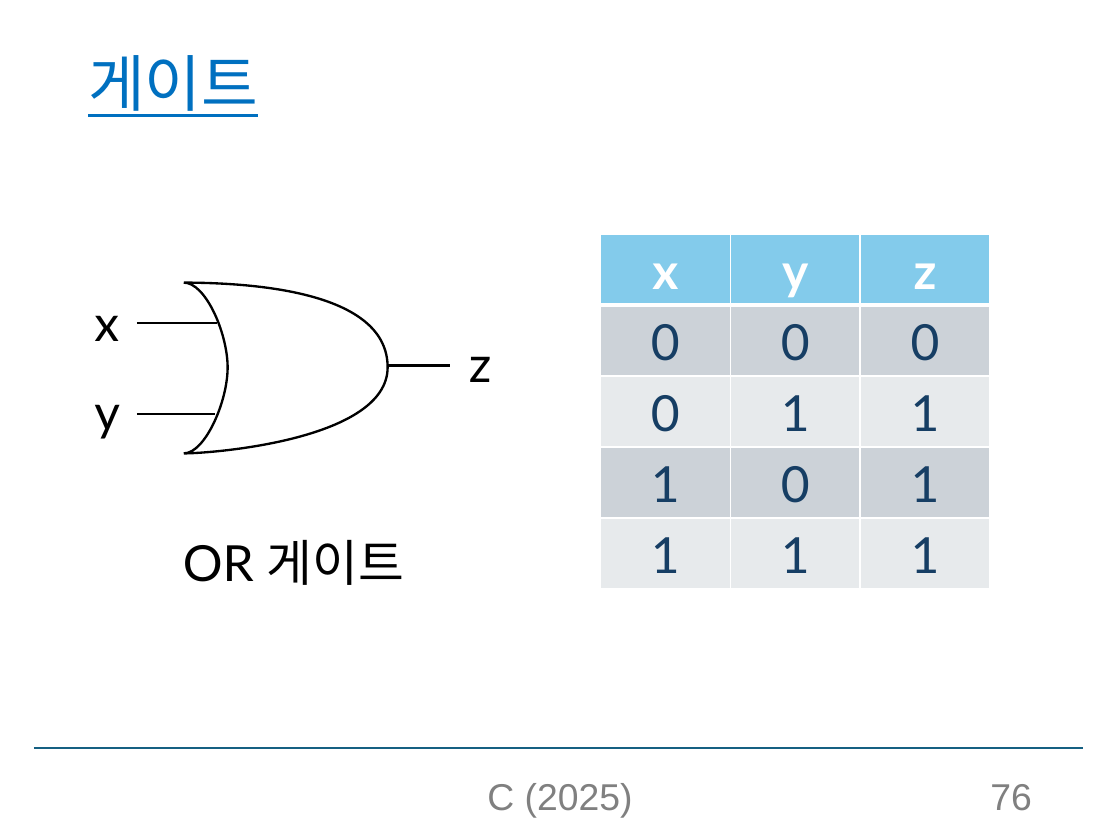
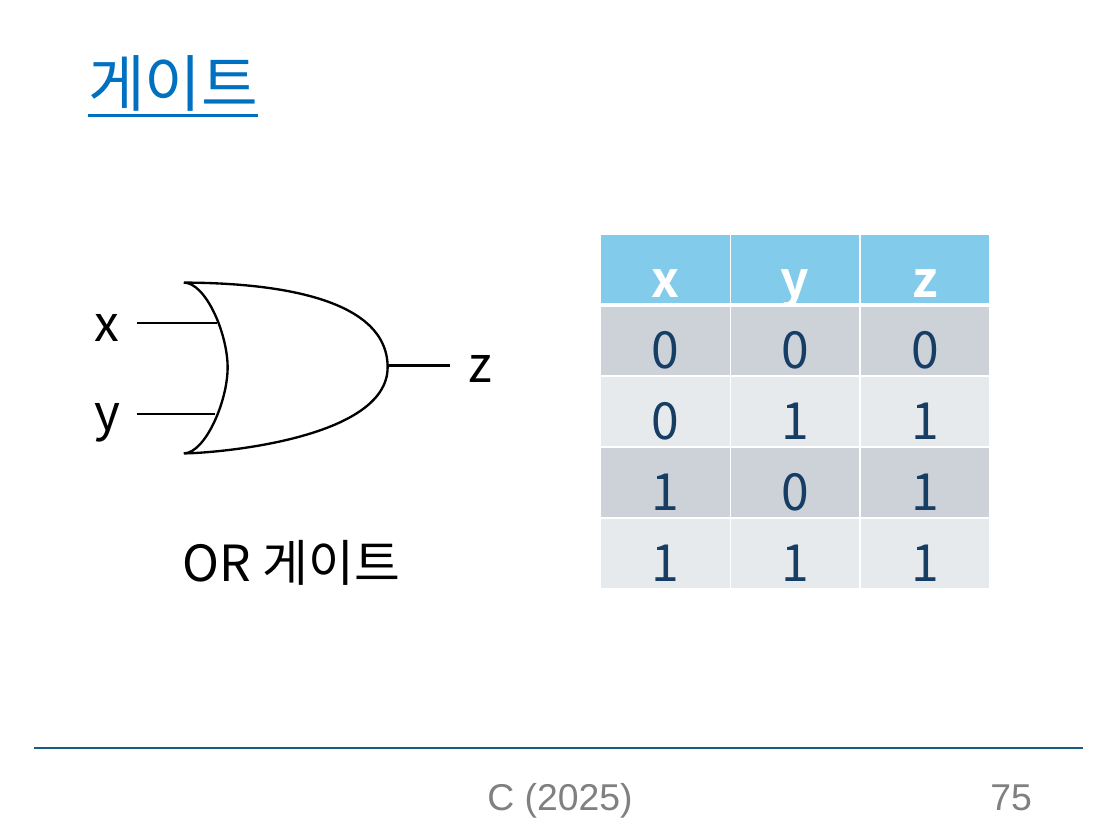
Before and after one commit to sunny1013/Computer-Programming-and-Practice-2025-1, a slide deck: slide 75 of C소개_실습제외.pptx (slide 76 before the commit). Drawn at 1120x840 pixels with LibreOffice and Linux fonts; fonts in the diff are those of the drawing. Boxes give left, top, right and bottom in pixels: in the first picture for what was removed or moved away, otherwise in the second. Text is boxed around its words. In the diff, an @@ line names an element or a change of style, - is before the commit and + after.

```diff
--- a/C소개_실습제외.pptx
+++ b/C소개_실습제외.pptx
@@ table at (x1=600, y1=234, x2=990, y2=589) @@
@@ font Lato to Noto Sans CJK KR @@
@@ font Lato to Noto Sans CJK KR in 4 elements at (x1=469, y1=355, x2=493, y2=382), (x1=94, y1=403, x2=120, y2=442), (x1=94, y1=314, x2=119, y2=341), (x1=183, y1=540, x2=400, y2=585) @@
@@ page number at (x1=990, y1=784, x2=1031, y2=811): text changed @@
-76
+75
```
Also in this commit, not shown: 104 other slides changed, 1 slide removed.
